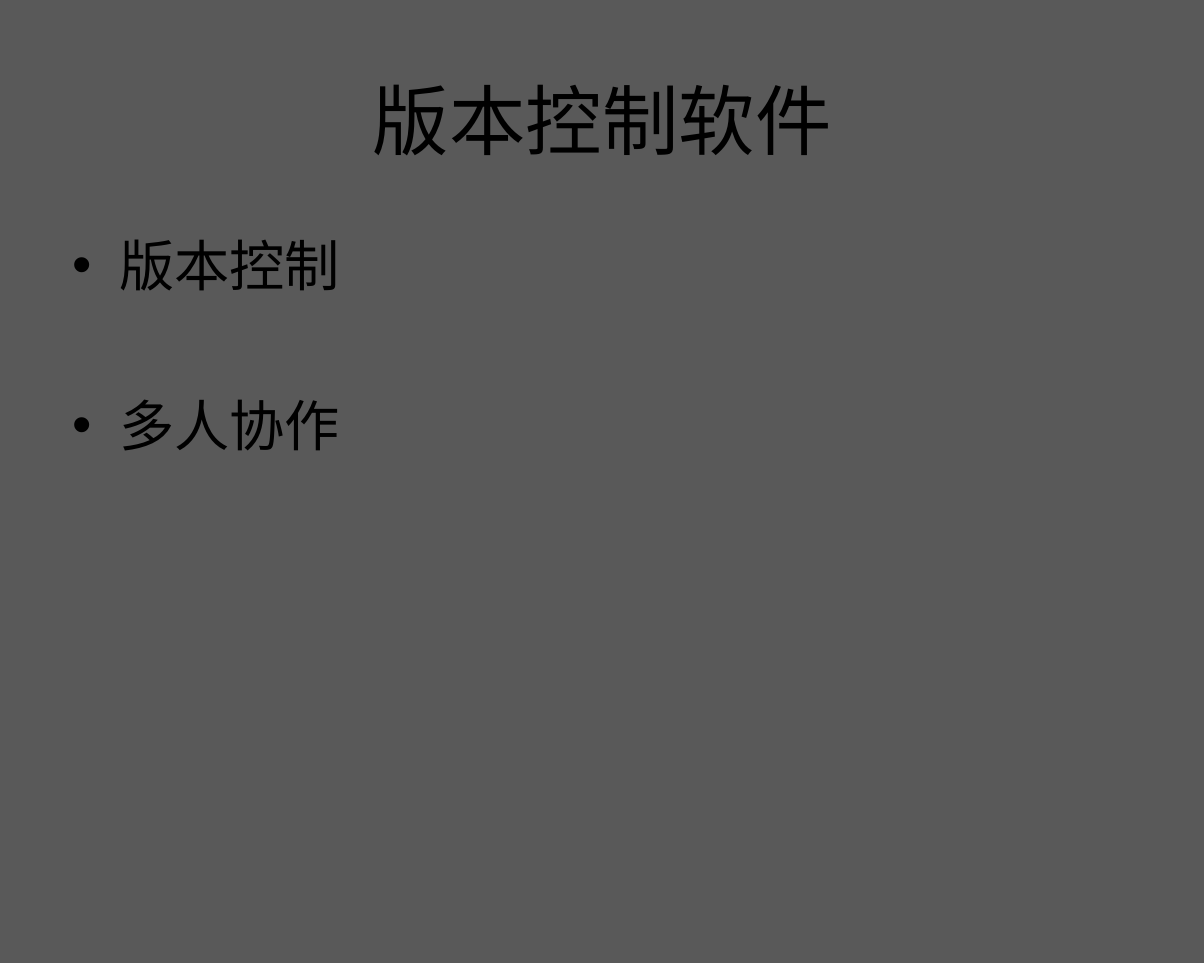
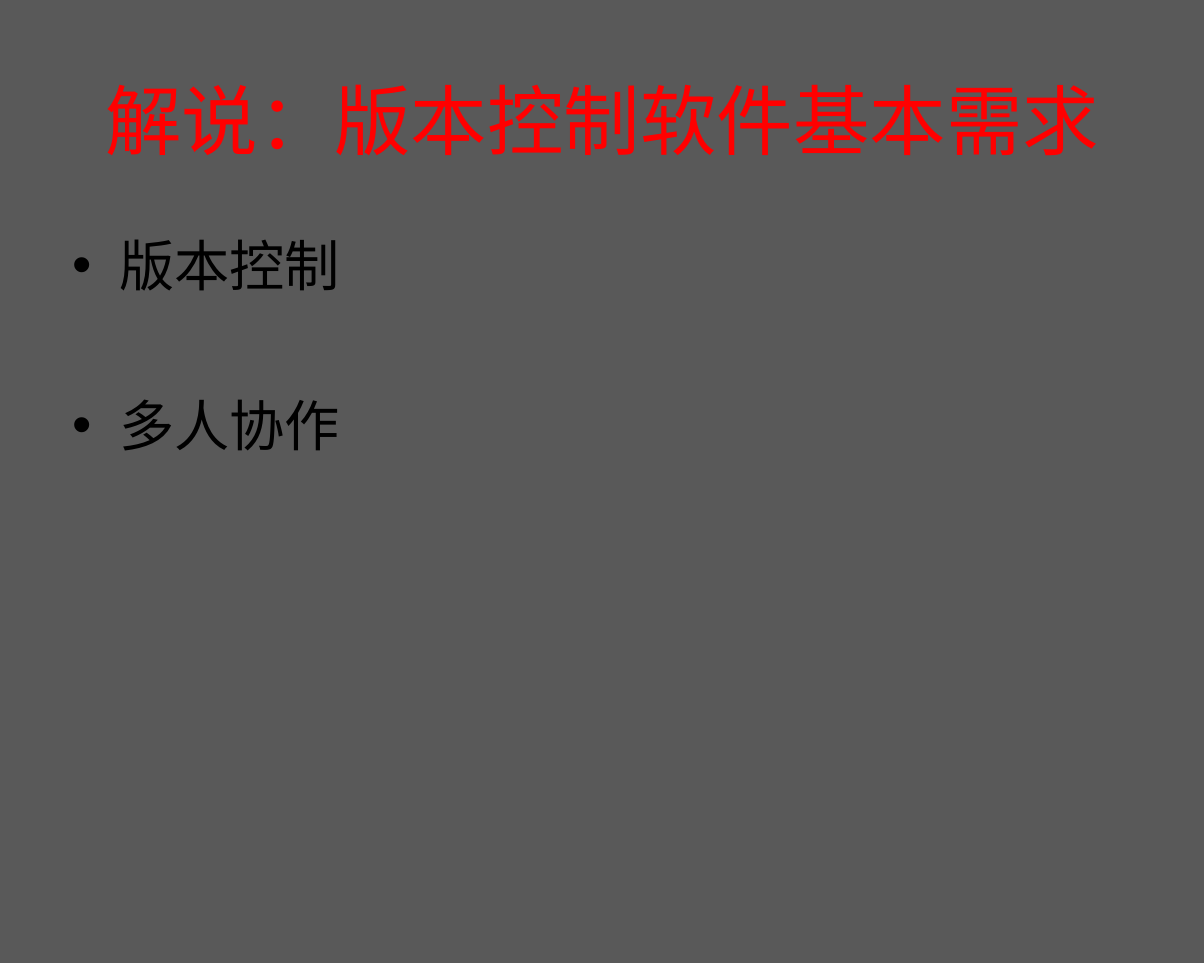
Before and after one commit to zhuxiaosheng/code, a slide deck: slide 60 of git.ppt (slide 61 before the commit). Drawn at 1204x963 pixels with LibreOffice and Linux fonts; fonts in the diff are those of the drawing; background and template pictures are left out. Boxes give left, top, right and bottom in pixels: in the first picture for what was removed or moved away, otherwise in the second. Text is boxed around its words. In the diff, an @@ line names an element or a change of style, - is before the commit and + after.

```diff
--- a/git.ppt
+++ b/git.ppt
@@ title at (x1=105, y1=84, x2=1099, y2=156): text changed; text colour #000000 to #FF0000 @@
-版本控制软件
+解说：版本控制软件基本需求
```
Also in this commit, not shown: 8 other slides changed, 10 slides added, 7 slides removed.
